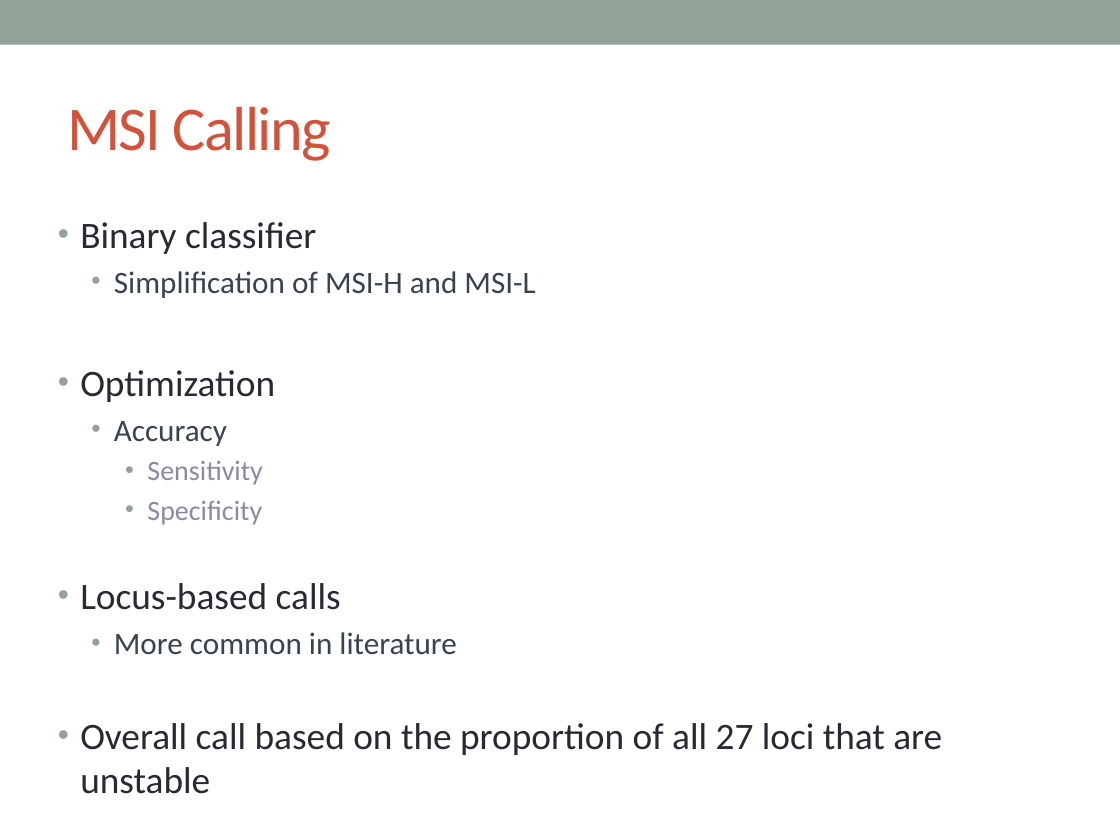
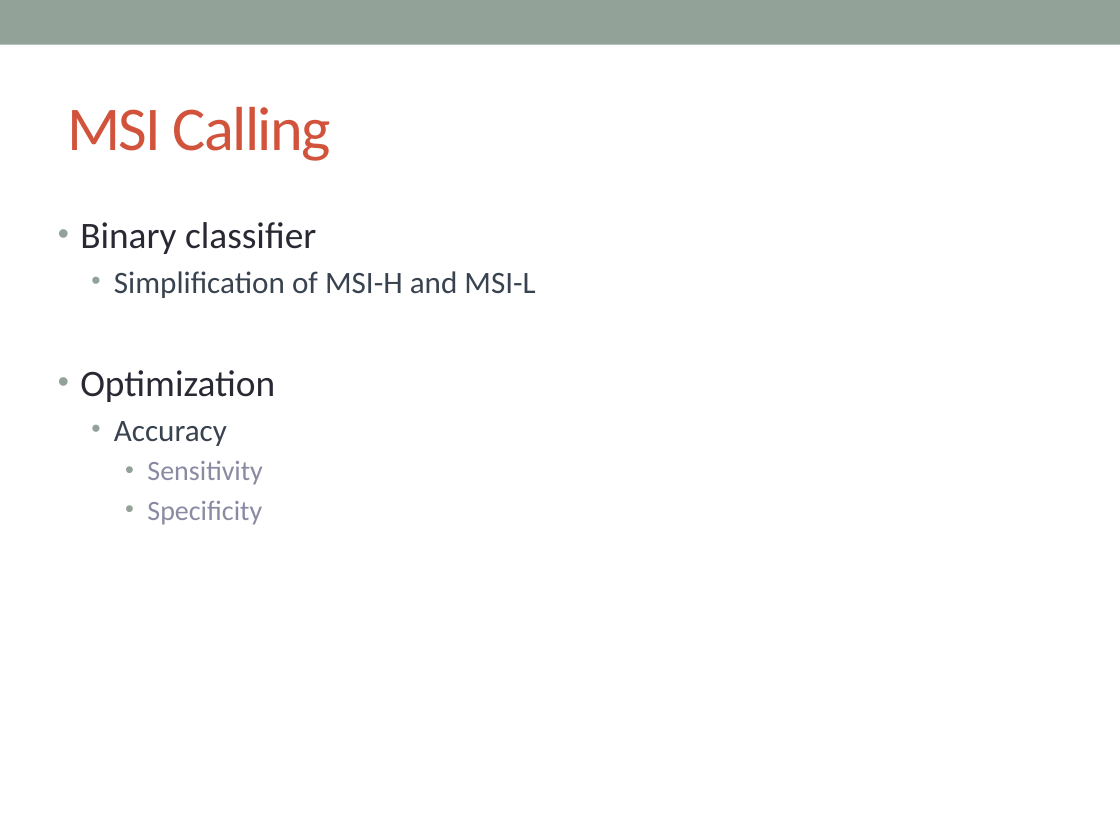
Before and after one commit to lailamargaret/Stanford-2018, a slide deck: slide 14 of MSI Project Presentation.pptx (slide 7 before the commit). Drawn at 1120x840 pixels with LibreOffice and Linux fonts; fonts in the diff are those of the drawing. Boxes give left, top, right and bottom in pixels: in the first picture for what was removed or moved away, otherwise in the second. Text is boxed around its words. In the diff, an @@ line names an element or a change of style, - is before the commit and + after.

```diff
--- a/MSI Project Presentation.pptx
+++ b/MSI Project Presentation.pptx
@@ text at bbox=[80, 583, 942, 794]: paragraphs removed @@
-• Locus-based calls
-  • More common in literature
-• Overall call based on the proportion of all 27 loci that are unstable
```
Also in this commit, not shown: 5 other slides changed, 7 slides added, 1 other file.
